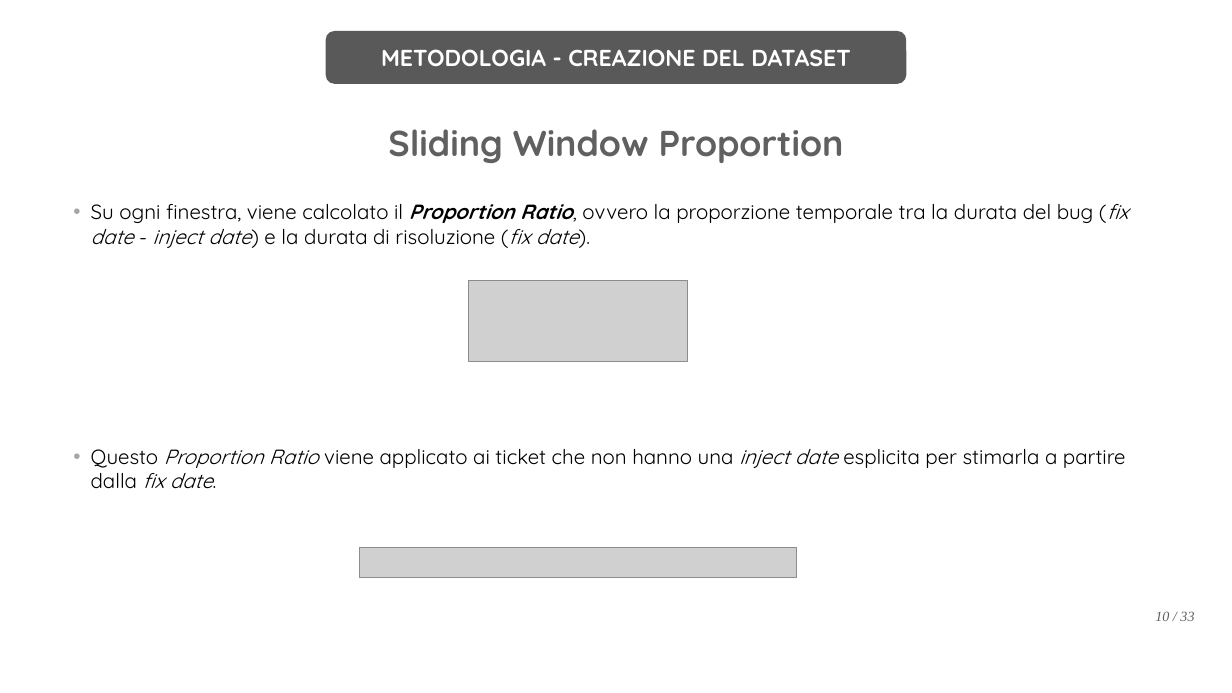
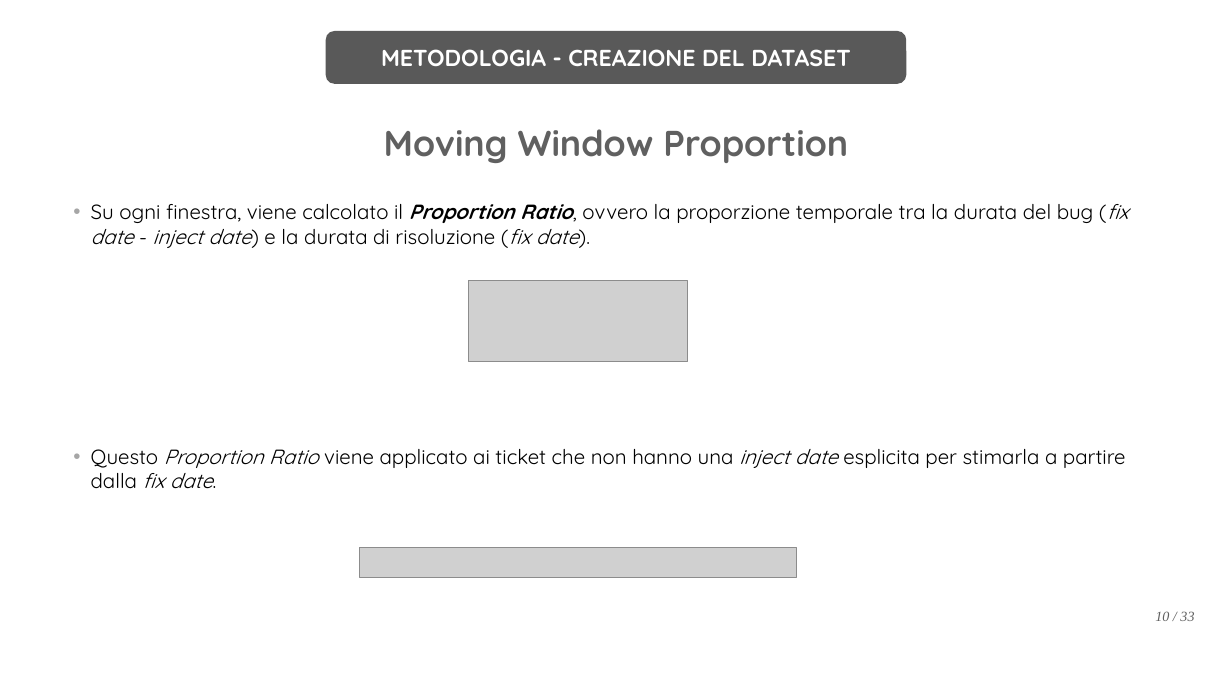
Before and after one commit to F-masci/isw2-prediction, a slide deck: slide 10 of report/Presentazione_Masci_Francesco_0365258.pptx. Drawn at 1232x693 pixels with LibreOffice and Linux fonts; fonts in the diff are those of the drawing; grey boxes stand for pictures; background and template pictures are left out. Boxes give left, top, right and bottom in pixels: in the first picture for what was removed or moved away, otherwise in the second. Text is boxed around its words. In the diff, an @@ line names an element or a change of style, - is before the commit and + after.

```diff
--- a/report/Presentazione_Masci_Francesco_0365258.pptx
+++ b/report/Presentazione_Masci_Francesco_0365258.pptx
@@ text at bbox=[384, 129, 848, 163]: text changed @@
-Sliding Window Proportion
+Moving Window Proportion
```
Also in this commit, not shown: 5 other slides changed, 3 other files.
